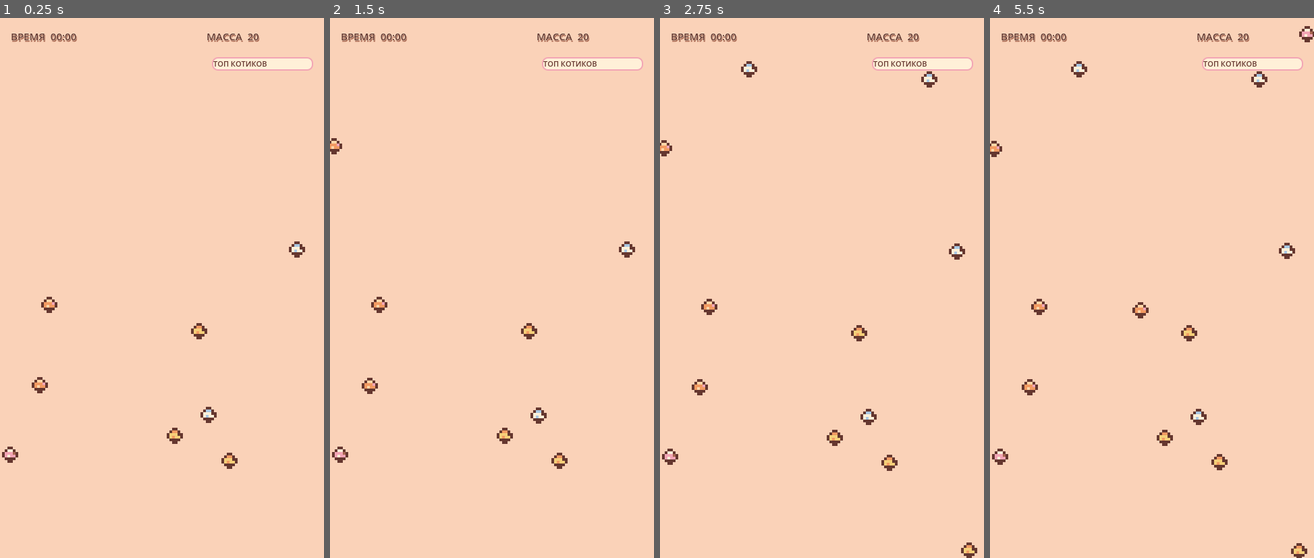
Above: before the commit, frames 1-4 (left to right).
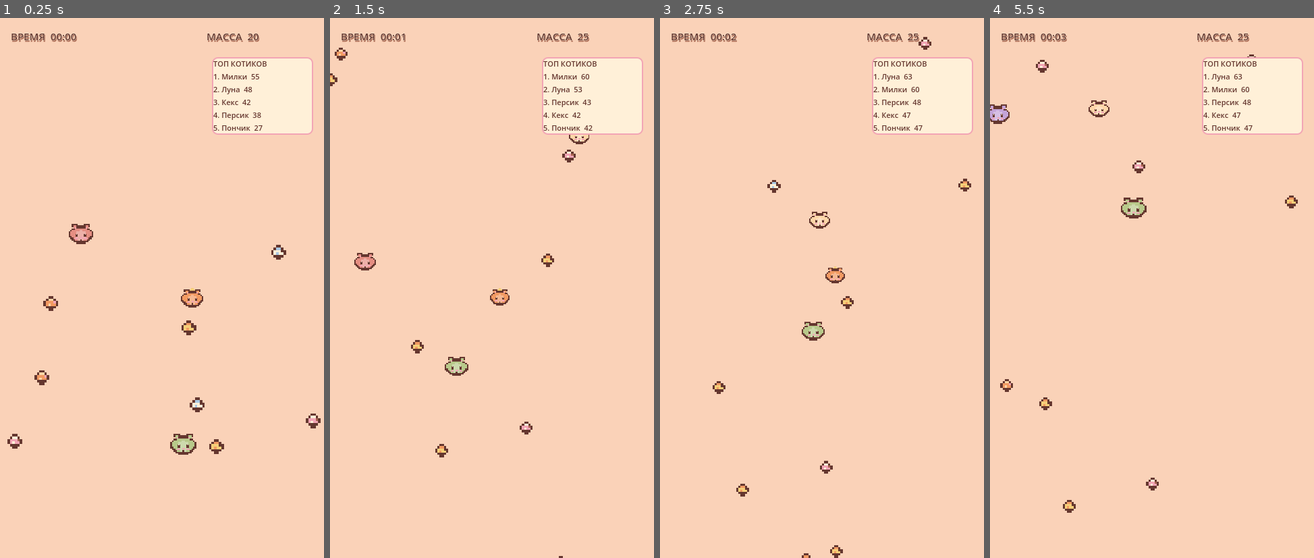
Above: after the commit, the same moments.

Repository: ArinaPig/Meown
Game: Godot game, scene res://scenes/minigames/catio/CatIO.tscn
Same seed, same stepped clock (60 frames per second), same inputs: the game is played once before the commit and once after it. The project has no main scene, so this scene is started directly.
Inputs (mouse positions are in pixels of both pictures, inside the frame that each line leads up to):
- Up to frame 1 (0.25 s): no input
- Up to frame 2 (1.5 s): move the mouse to (563, 261) at 0.52 s; click (563, 261) at 0.67 s; drag from (427, 315) to (492, 288) at 1.27 s
- Up to frame 3 (2.75 s): move the mouse to (854, 169) at 2.02 s; click (854, 169) at 2.17 s
- Up to frame 4 (5.5 s): drag from (1135, 396) to (1220, 460) at 2.77 s; move the mouse to (1249, 369) at 3.52 s; click (1249, 369) at 3.67 s; drag from (1054, 207) to (1220, 460) at 4.27 s; move the mouse to (1168, 288) at 5.02 s; click (1168, 288) at 5.17 s

The runs differ from the first frame. In frame 1, 5.6% of the frame differs, in the area x 0-99%, y 8-84%; in frame 2, 5.6%; in frame 3, 5.7%; in frame 4, 5.9%, in the area x 0-100%, y 1-100%.
Error before the commit: Parse Error: Cannot infer the type of "x" variable because the value doesn't have a set type. (res://scenes/minigames/catio/Cat.gd:42)
Error after the commit: Invalid access to property or key 'global_position' on a base object of type 'previously freed'. (res://scenes/minigames/catio/CatIO.gd:41)

Commit message:
Fix pixel cat drawing integer types

Diff:
--- a/scenes/minigames/catio/Cat.gd
+++ b/scenes/minigames/catio/Cat.gd
@@ -39,8 +39,8 @@
 	]
 	for row in range(rows.size()):
 		var y := row * PIXEL + 4
-		var x := rows[row][0]
-		var width := rows[row][1]
+		var x: int = int(rows[row][0])
+		var width: int = int(rows[row][1])
 		draw_rect(Rect2(x, y, width, PIXEL), OUTLINE)
 	# Pixel ears on top of the round body.
 	draw_rect(Rect2(4, 2, 8, 4), OUTLINE)
